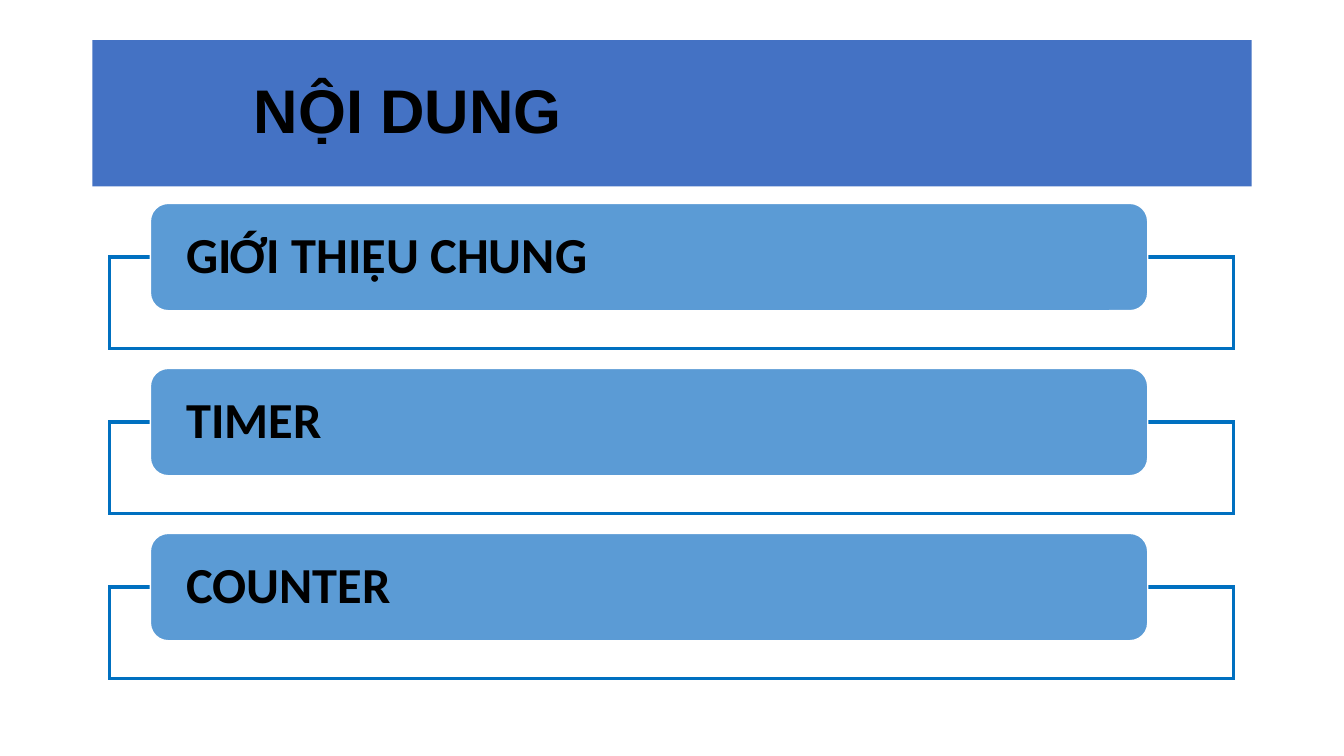
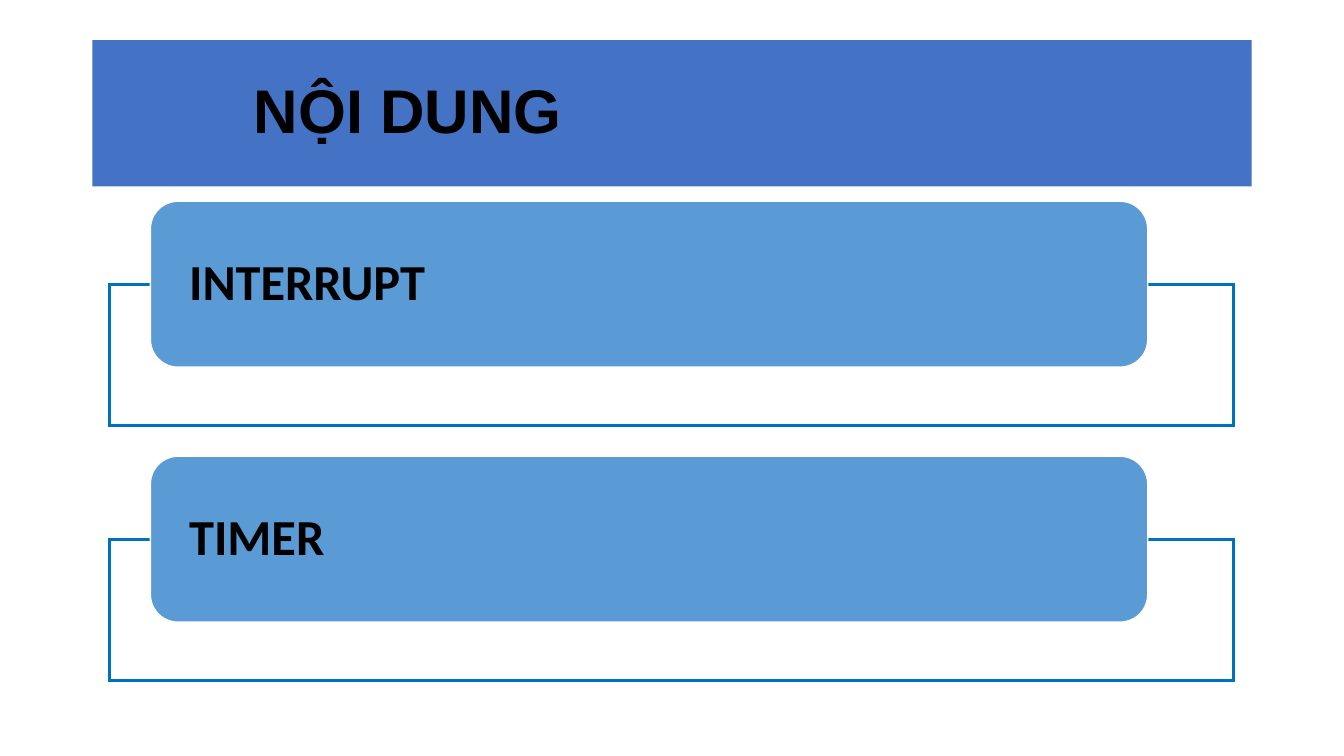
Before and after one commit to sampidevkit/PIC16FDevKit, a slide deck: slide 2 of TUT/B03_Timer/Timer.pptx. Drawn at 1344x756 pixels with LibreOffice and Linux fonts; fonts in the diff are those of the drawing; background and template pictures are left out. Boxes give left, top, right and bottom in pixels: in the first picture for what was removed or moved away, otherwise in the second. Text is boxed around its words. In the diff, an @@ line names an element or a change of style, - is before the commit and + after.

Commit message:
Present 2: Timer - update 2

```diff
--- a/TUT/B03_Timer/Timer.pptx
+++ b/TUT/B03_Timer/Timer.pptx
@@ rounded rectangle: place and size @@
-rounded rectangle at box(150, 204, 1147, 312)
+rounded rectangle at box(150, 202, 1147, 368)
@@ text added at box(189, 267, 425, 301), 36 pt, text #000000, bold @@
+INTERRUPT
@@ rectangle: place and size @@
-rectangle at box(110, 257, 1234, 349)
+rectangle at box(110, 284, 1234, 426)
@@ rounded rectangle: place and size @@
-rounded rectangle at box(150, 533, 1147, 641)
+rounded rectangle at box(150, 457, 1147, 623)
@@ text "TIMER": place and size @@
-text "TIMER" at box(186, 405, 321, 438)
+text "TIMER" at box(189, 522, 324, 555)
@@ rectangle: place and size @@
-rectangle at box(110, 587, 1234, 679)
+rectangle at box(110, 539, 1234, 682)
@@ group removed at box(110, 231, 1234, 604): 2 texts, 1 rectangle, 1 rounded rectangle @@
-GIỚI THIỆU CHUNG
-COUNTER
```
Also in this commit, not shown: 1 other slide changed, 6 slides added, 9 slides removed, 11 other files.
